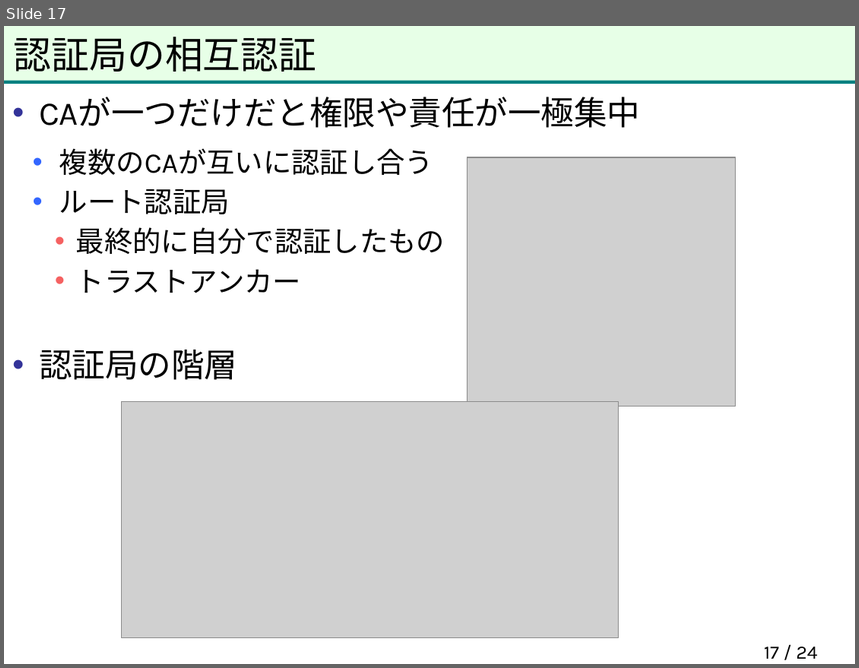
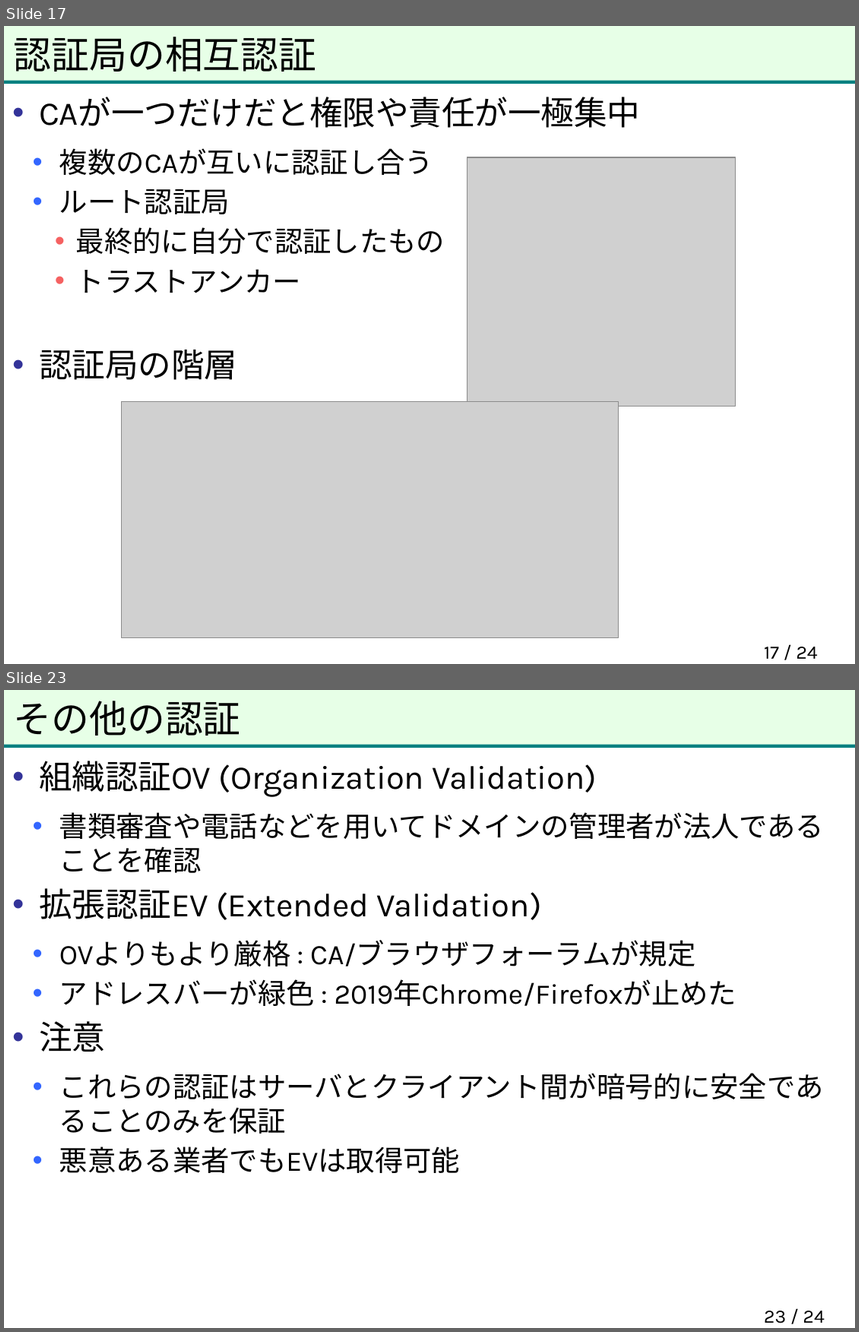
Before and after one commit to herumi/anninbon, a slide deck: lec/anninbon8.pptx. Shown one above the other, each under a label of ours: slide 17 before the commit, slides 17 and 23 after it; the slides between them are not shown. The pictures are 859x668 and 859x1332 pixels, drawn with LibreOffice and Linux fonts; fonts in the diff are those of the drawing; grey boxes stand for pictures; background and template pictures are left out. Boxes give left, top, right and bottom in pixels: in the first picture for what was removed or moved away, otherwise in the second. Text is boxed around its words. In the diff, an @@ line names an element or a change of style, - is before the commit and + after.

```diff
--- a/lec/anninbon8.pptx
+++ b/lec/anninbon8.pptx
@@ slide 23 added at bbox=[4, 690, 855, 1328], background #FFFFFF; not listed: 2 template elements that a slide beside it also shows @@
@@ title added at bbox=[14, 701, 241, 736], 32 pt, text #000000 @@
+その他の認証
@@ text added at bbox=[39, 761, 825, 1173], 24 pt, text #000000 @@
+• 組織認証OV (Organization Validation)
+  • 書類審査や電話などを用いてドメインの管理者が法人であることを確認
+• 拡張認証EV (Extended Validation)
+  • OVよりもより厳格 : CA/ブラウザフォーラムが規定
+  • アドレスバーが緑色 : 2019年Chrome/Firefoxが止めた
+• 注意
+  • これらの認証はサーバとクライアント間が暗号的に安全であることのみを保証
+  • 悪意ある業者でもEVは取得可能
@@ page number added at bbox=[764, 1311, 825, 1324], 16 pt, text #000000 @@
+23 / 24
```
Also in this commit, not shown: 1 slide changed, 7 other slides added.
